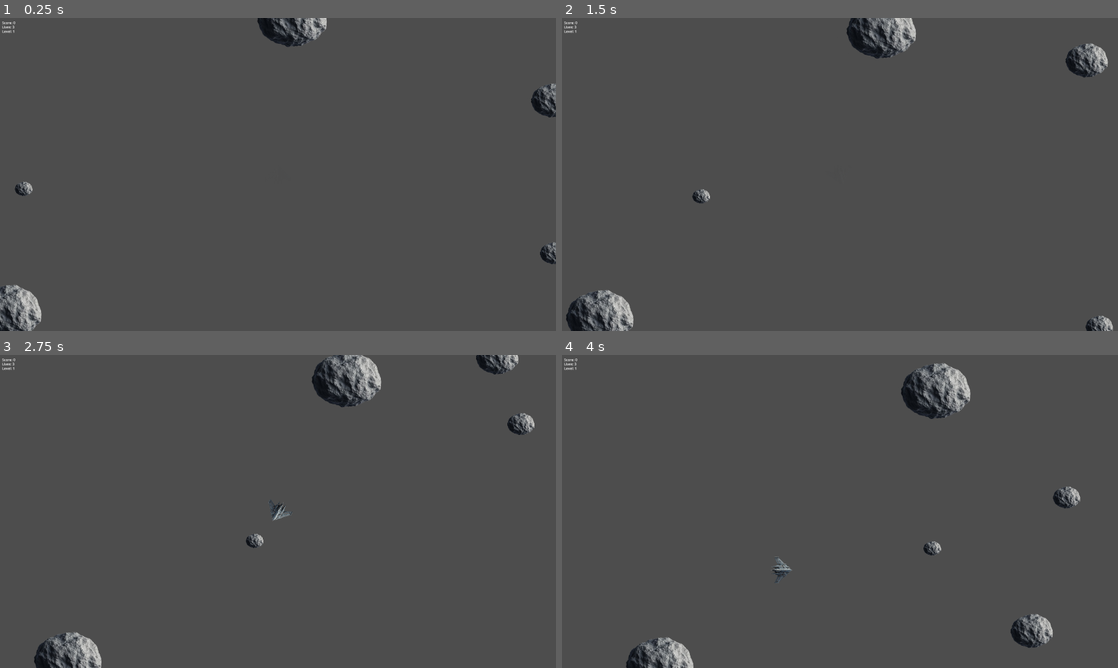
Above: before the commit, frames 1-4 (two rows, left to right).
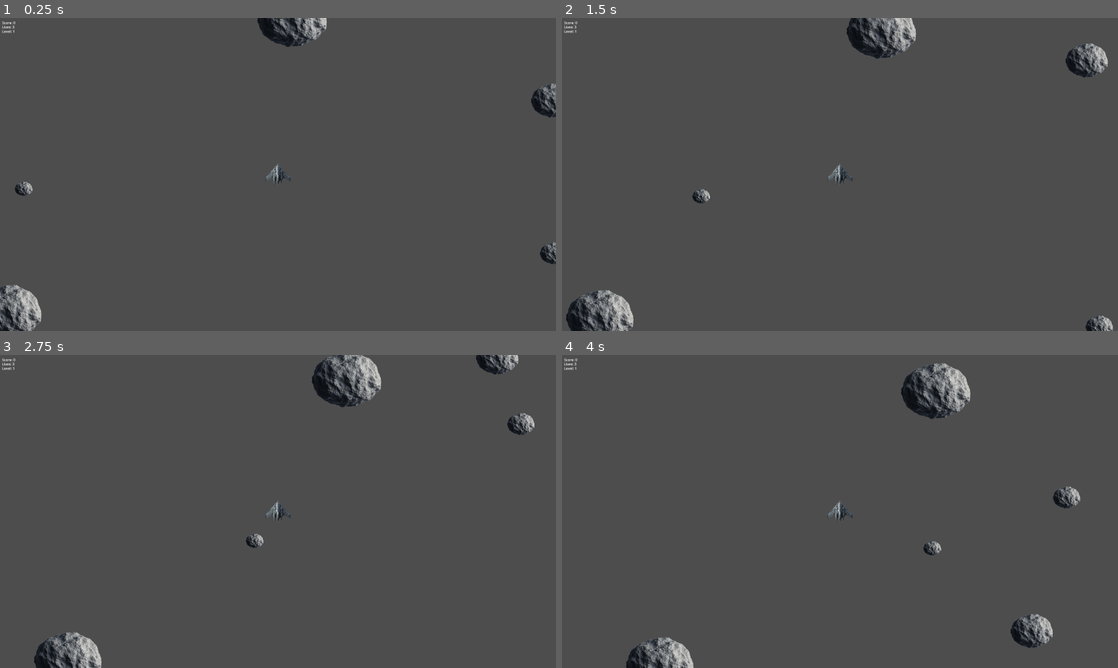
Above: after the commit, the same moments.

Repository: Soren8/space-shooter
Game: Godot game, scene res://main.tscn
The game is run twice, just before and just after one commit, with the same random seed, the same clock (stepped at 60 frames per second) and the same inputs.
Inputs:
- Up to frame 1 (0.25 s): no input
- Up to frame 2 (1.5 s): hold Right (ui_right) 0.53-1.28 s; hold Space (ui_select) 0.53-1.28 s; hold Left (ui_left) from 1.28 s (still down); tap Space (ui_select) at 1.35 s
- Up to frame 3 (2.75 s): tap Space (ui_select) at 1.52, 1.82 s; release Left (ui_left) at 2.03 s; hold Right (ui_right) from 2.03 s (still down); hold Space (ui_select) from 2.03 s (still down)
- Up to frame 4 (4 s): release Right (ui_right) at 2.78 s; release Space (ui_select) at 2.78 s; hold Up (ui_up) 2.78-3.53 s; tap Space (ui_select) at 2.85, 3.02, 3.32 s; hold Left (ui_left) from 3.53 s (still down); hold Space (ui_select) from 3.53 s (still down)

The runs differ from the first frame. In frame 1, less than 0.1% of the frame differs, in the area x 47-53%, y 46-54%; in frame 2, less than 0.1%; in frame 3, 0.1%; in frame 4, 0.2%, in the area x 37-53%, y 46-73%.
Error before the commit: Invalid call. Nonexistent function 'instance' in base 'PackedScene'. (res://main.gd:44)
Error after the commit: Parse Error: Identifier "lives" not declared in the current scope. (res://player/player.gd:94)

Commit message:
Update player.gd

Diff:
--- a/player/player.gd
+++ b/player/player.gd
@@ -22,6 +22,7 @@
 	$CollisionPolygon2D.disabled = true
 	invincible = true
 	invincible_timer = INVINCIBILITY_TIME
+	add_to_group("Player")
 
 func _process(delta):
 	handle_input(delta)
@@ -50,7 +51,7 @@
 	# Shooting
 	shoot_timer -= delta
 	if Input.is_action_pressed("ui_select") and shoot_timer <= 0:
-		fire_bullet()  # Renamed function
+		fire_bullet()
 		shoot_timer = SHOOT_COOLDOWN
 
 func move_and_wrap(delta):
@@ -65,7 +66,7 @@
 	elif position.y < 0:
 		position.y = screen_size.y
 
-func fire_bullet():  # Renamed function
+func fire_bullet():
 	emit_signal("shoot_bullet", position, rotation)
 
 func handle_invincibility(delta):
@@ -85,4 +86,13 @@
 	rotation = 0
 	invincible = true
 	invincible_timer = INVINCIBILITY_TIME
-	$CollisionShape2D.disabled = true
+	$CollisionPolygon2D.disabled = true
+
+# Collision Handling
+func _on_body_entered(body: Node):
+	if body.is_in_group("Asteroid") and not invincible:
+		lives -= 1
+		if lives <= 0:
+			get_parent().game_over()
+		else:
+			respawn()
